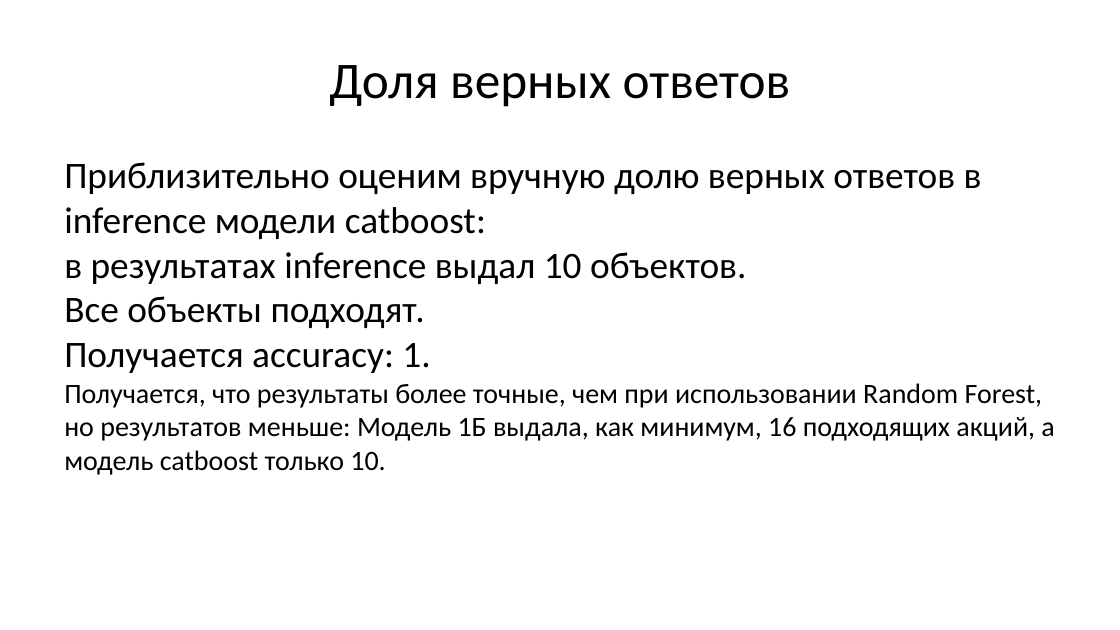
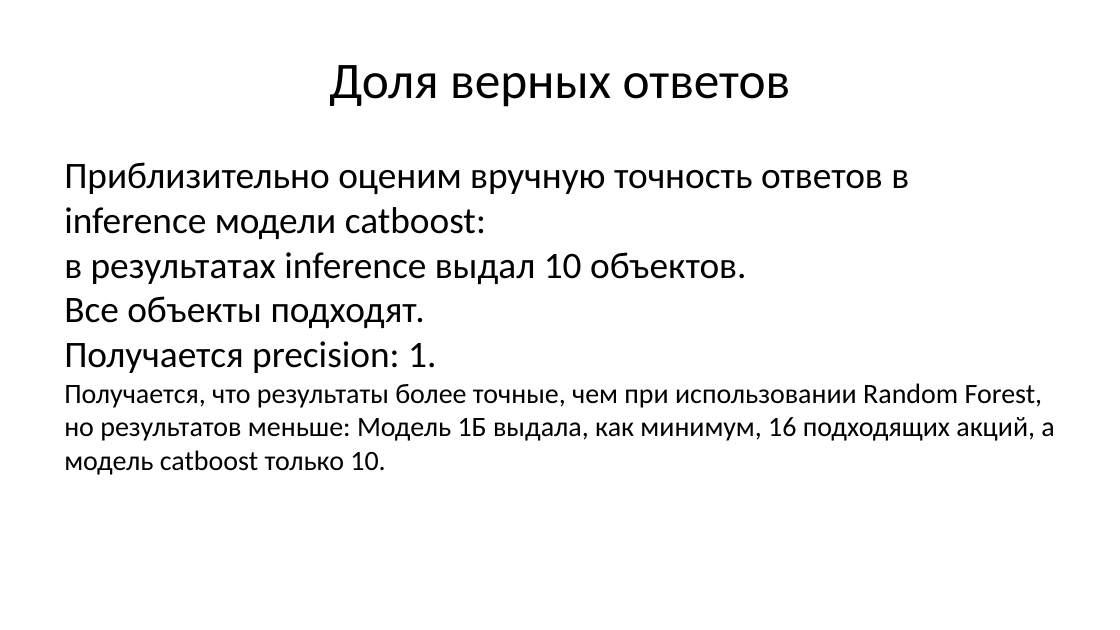
Before and after one commit to Charles-Wi/OtusML, a slide deck: slide 8 of Diploma/User cases при использовании моделей.pptx. Drawn at 1120x630 pixels with LibreOffice and Linux fonts; fonts in the diff are those of the drawing. Boxes give left, top, right and bottom in pixels: in the first picture for what was removed or moved away, otherwise in the second. Text is boxed around its words. In the diff, an @@ line names an element or a change of style, - is before the commit and + after.

```diff
--- a/Diploma/User cases при использовании моделей.pptx
+++ b/Diploma/User cases при использовании моделей.pptx
@@ text at [64, 162, 909, 239]: text changed @@
-Приблизительно оценим вручную долю верных ответов в inference модели catboost:
+Приблизительно оценим вручную точность ответов в inference модели catboost:
@@ text at [64, 341, 436, 373]: text changed @@
-Получается accuracy: 1.
+Получается precision: 1.
```
Also in this commit, not shown: 3 other slides changed, 3 other files.
